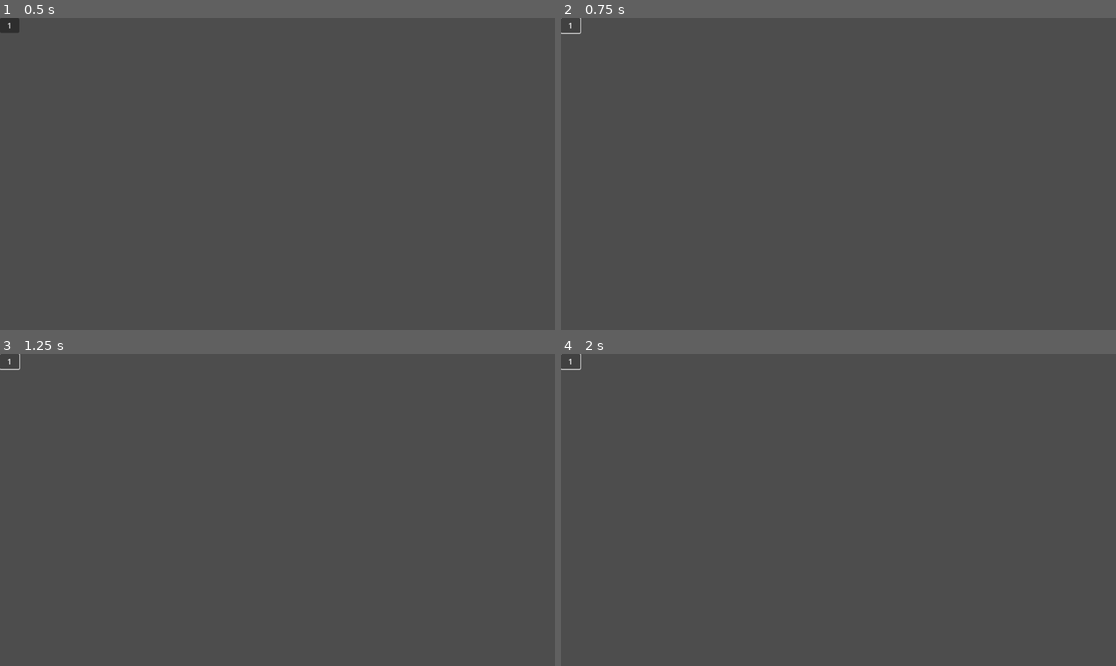
Above: before the commit, frames 1-4 (two rows, left to right).
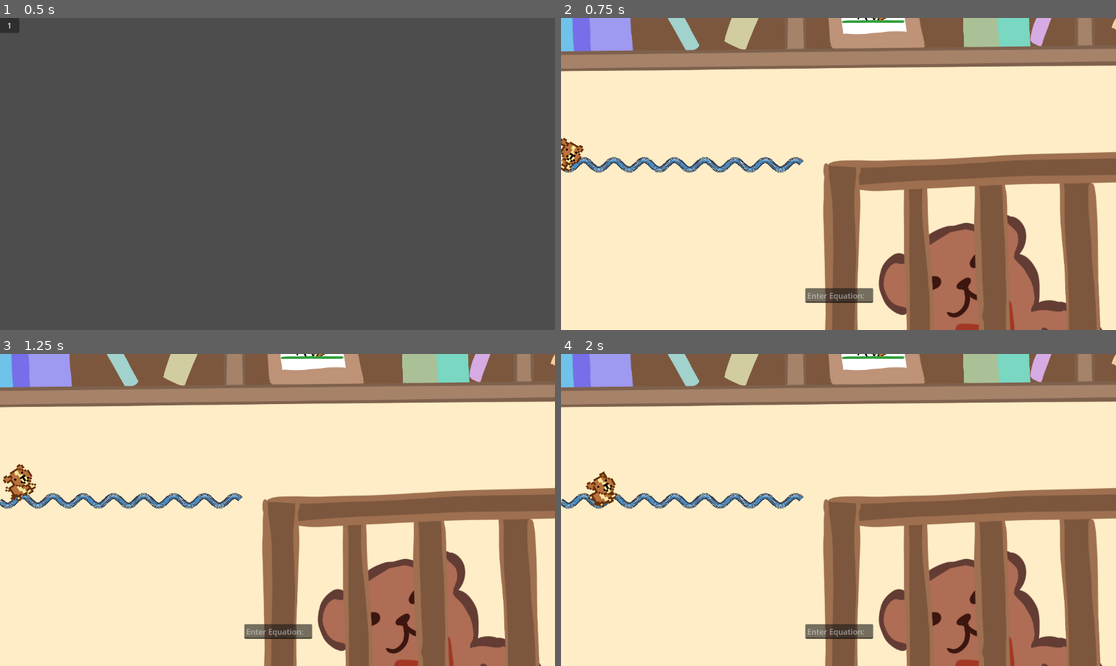
Above: after the commit, the same moments.

Repository: liu-kevin1/HackRPI_11_4_2023
Game: Godot game, scene res://level_select.tscn
Same seed, same stepped clock (60 frames per second), same inputs: the game is played once before the commit and once after it. This scene is started directly instead of the project's main scene. The engine's default icon, where the game draws it, is replaced by a stand-in: a white triangle on a blue panel in a dark square.
Inputs (mouse positions are in pixels of both pictures, inside the frame that each line leads up to):
- Up to frame 1 (0.5 s): no input
- Up to frame 2 (0.75 s): click "1" at 0.5 s
- Up to frame 3 (1.25 s): no input
- Up to frame 4 (2 s): click (572, 360) at 1.25 s, where only the run before the commit has a clickable "1"

Frame 1 is identical in both runs. In frame 2, 100% of the frame differs, in the area x 0-100%, y 0-100%; in frame 3, 100%; in frame 4, 100%.
Error after the commit: Parse Error: Expected indented block after function declaration. (res://test.gd:5)

Commit message:
Add textbox to get user input

Diff:
--- /dev/null
+++ b/Godot/LineEdit.gd
@@ -0,0 +1,11 @@
+extends LineEdit
+
+
+# Called when the node enters the scene tree for the first time.
+func _ready():
+	pass # Replace with function body.
+
+
+# Called every frame. 'delta' is the elapsed time since the previous frame.
+func _process(delta):
+	pass
--- a/Godot/Menu.gd
+++ b/Godot/Menu.gd
@@ -2,7 +2,7 @@
 
 
 func _on_play_pressed():
-	get_tree().change_scene_to_file("res://main.tscn")
+	get_tree().change_scene_to_file("res://level_select.tscn")
 
 
 func _on_quit_pressed():
--- /dev/null
+++ b/Godot/TextEdit.gd
@@ -0,0 +1 @@
+extends TextEdit
--- /dev/null
+++ b/Godot/level_select.gd
@@ -0,0 +1,5 @@
+extends Control
+
+
+func _on_level_one_pressed():
+	get_tree().change_scene_to_file("res://test.tscn")
--- a/Godot/level_select.tscn
+++ b/Godot/level_select.tscn
@@ -1,4 +1,6 @@
-[gd_scene format=3 uid="uid://b4b2di2ij788r"]
+[gd_scene load_steps=2 format=3 uid="uid://b4b2di2ij788r"]
+
+[ext_resource type="Script" path="res://level_select.gd" id="1_34r8s"]
 
 [node name="level_select" type="Control"]
 layout_mode = 3
@@ -7,6 +9,7 @@
 anchor_bottom = 1.0
 grow_horizontal = 2
 grow_vertical = 2
+script = ExtResource("1_34r8s")
 
 [node name="MarginContainer" type="MarginContainer" parent="."]
 layout_mode = 1
@@ -23,3 +26,5 @@
 layout_mode = 2
 size_flags_vertical = 0
 text = "1"
+
+[connection signal="pressed" from="MarginContainer/VBoxContainer/Level_One" to="." method="_on_level_one_pressed"]
--- /dev/null
+++ b/Godot/test.gd
@@ -0,0 +1,5 @@
+extends Node
+
+
+
+func _on_line_edit_text_submitted(new_text):
--- a/Godot/test.tscn
+++ b/Godot/test.tscn
@@ -1,10 +1,12 @@
-[gd_scene load_steps=20 format=3 uid="uid://dlvjch7r8ur34"]
+[gd_scene load_steps=23 format=3 uid="uid://dlvjch7r8ur34"]
 
+[ext_resource type="Script" path="res://test.gd" id="1_pwxip"]
 [ext_resource type="Script" path="res://main.gd" id="2_6kw2e"]
 [ext_resource type="Texture2D" uid="uid://b5sip2osxwrma" path="res://guinea_pig_run.png" id="2_ye7th"]
 [ext_resource type="Script" path="res://character.gd" id="3_0vi43"]
 [ext_resource type="Texture2D" uid="uid://b2seog7a1rc8p" path="res://Explosion_animation.png" id="4_yso1l"]
 [ext_resource type="Texture2D" uid="uid://bxa4klqwy20fe" path="res://kidsroom_bg1.PNG" id="5_p2dhq"]
+[ext_resource type="Script" path="res://LineEdit.gd" id="7_igytl"]
 
 [sub_resource type="AtlasTexture" id="AtlasTexture_0qeu2"]
 atlas = ExtResource("4_yso1l")
@@ -115,7 +117,10 @@
 "speed": 5.0
 }]
 
+[sub_resource type="Theme" id="Theme_dbenb"]
+
 [node name="Sprite_Insert" type="Node"]
+script = ExtResource("1_pwxip")
 
 [node name="TextureRect" type="TextureRect" parent="."]
 offset_left = -856.0
@@ -138,3 +143,14 @@
 sprite_frames = SubResource("SpriteFrames_gtjmm")
 animation = &"empty"
 script = ExtResource("3_0vi43")
+
+[node name="LineEdit" type="LineEdit" parent="."]
+offset_left = 507.0
+offset_top = 561.0
+offset_right = 648.0
+offset_bottom = 592.0
+theme = SubResource("Theme_dbenb")
+placeholder_text = "Enter Equation:"
+script = ExtResource("7_igytl")
+
+[connection signal="text_submitted" from="LineEdit" to="." method="_on_line_edit_text_submitted"]
